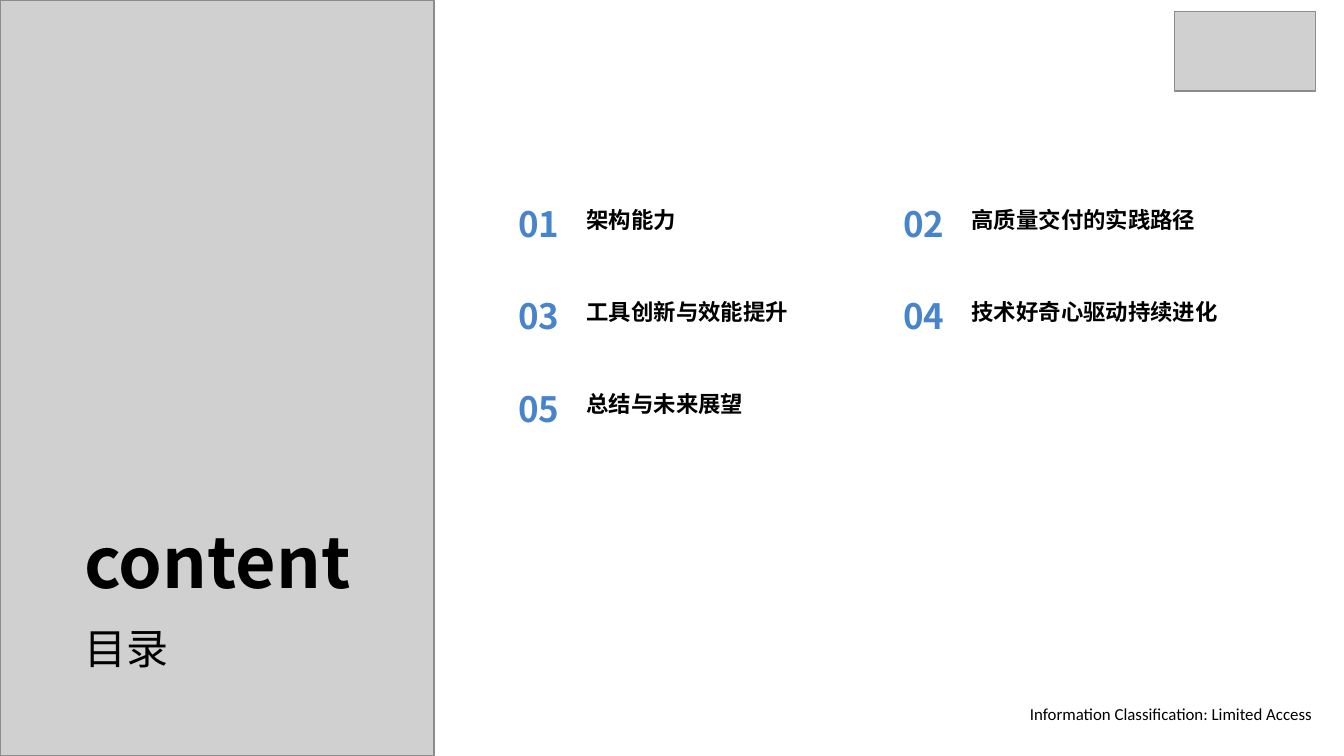
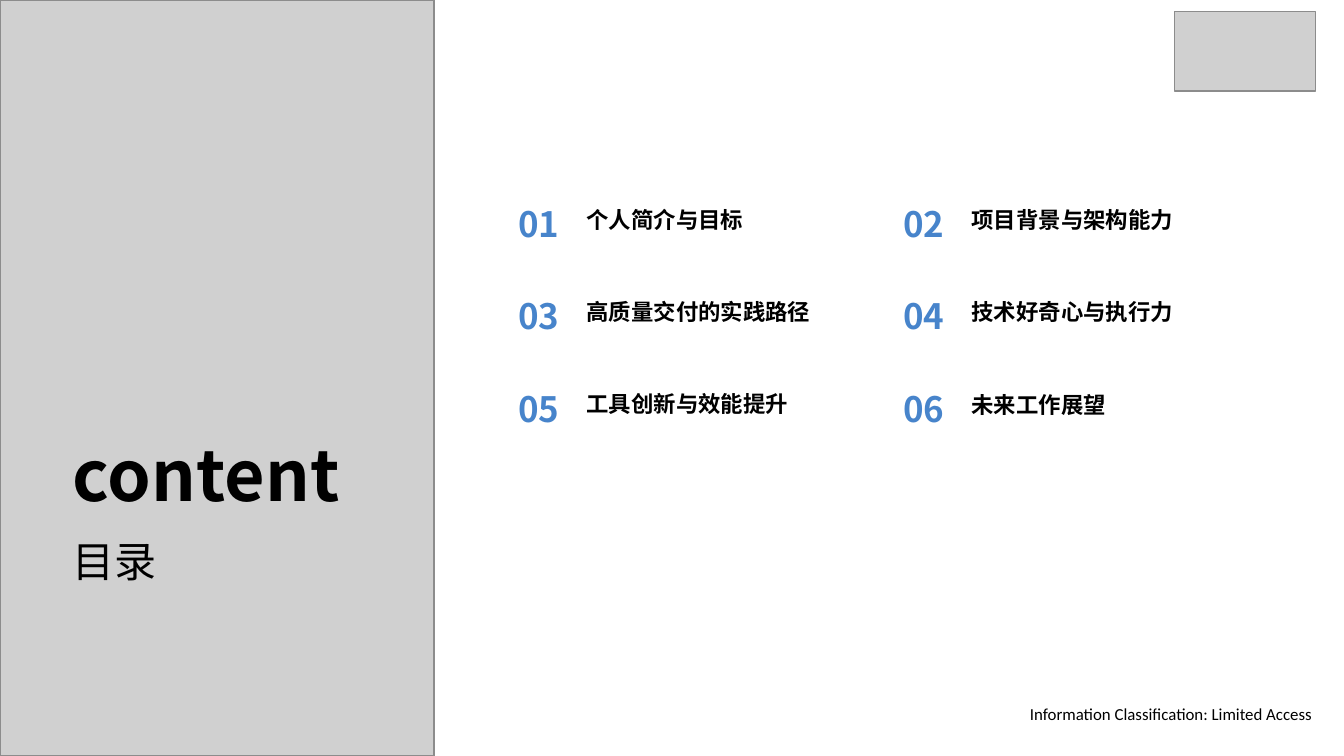
Before and after one commit to wuchengwei0/soft_exam, a slide deck: slide 2 of 第二场-220336-吴成伟.pptx (slide 3 before the commit). Drawn at 1344x756 pixels with LibreOffice and Linux fonts; fonts in the diff are those of the drawing; grey boxes stand for pictures. Boxes give left, top, right and bottom in pixels: in the first picture for what was removed or moved away, otherwise in the second. Text is boxed around its words. In the diff, an @@ line names an element or a change of style, - is before the commit and + after.

```diff
--- a/第二场-220336-吴成伟.pptx
+++ b/第二场-220336-吴成伟.pptx
@@ text at (587, 209, 744, 230): text changed @@
-架构能力
+个人简介与目标
@@ text at (972, 209, 1173, 230): text changed @@
-高质量交付的实践路径
+项目背景与架构能力
@@ text added at (587, 301, 811, 322), 12 pt, text #000000, bold @@
+高质量交付的实践路径
@@ text at (972, 301, 1173, 322): text changed @@
-技术好奇心驱动持续进化
+技术好奇心与执行力
@@ text "工具创新与效能提升": place and size @@
-text "工具创新与效能提升" at (587, 301, 788, 322)
+text "工具创新与效能提升" at (587, 393, 788, 414)
@@ text "content": place and size @@
-text "content" at (84, 538, 351, 589)
+text "content" at (73, 451, 340, 502)
@@ text added at (903, 395, 944, 423), 18.8 pt, text #4784CB, bold @@
+06
@@ text at (972, 394, 1106, 415): text changed @@
-总结与未来展望
+未来工作展望
@@ text "目录": place and size @@
-text "目录" at (84, 631, 168, 668)
+text "目录" at (73, 544, 157, 581)
```
Also in this commit, not shown: 5 other slides changed, 3 slides added, 2 slides removed, 2 other files.
